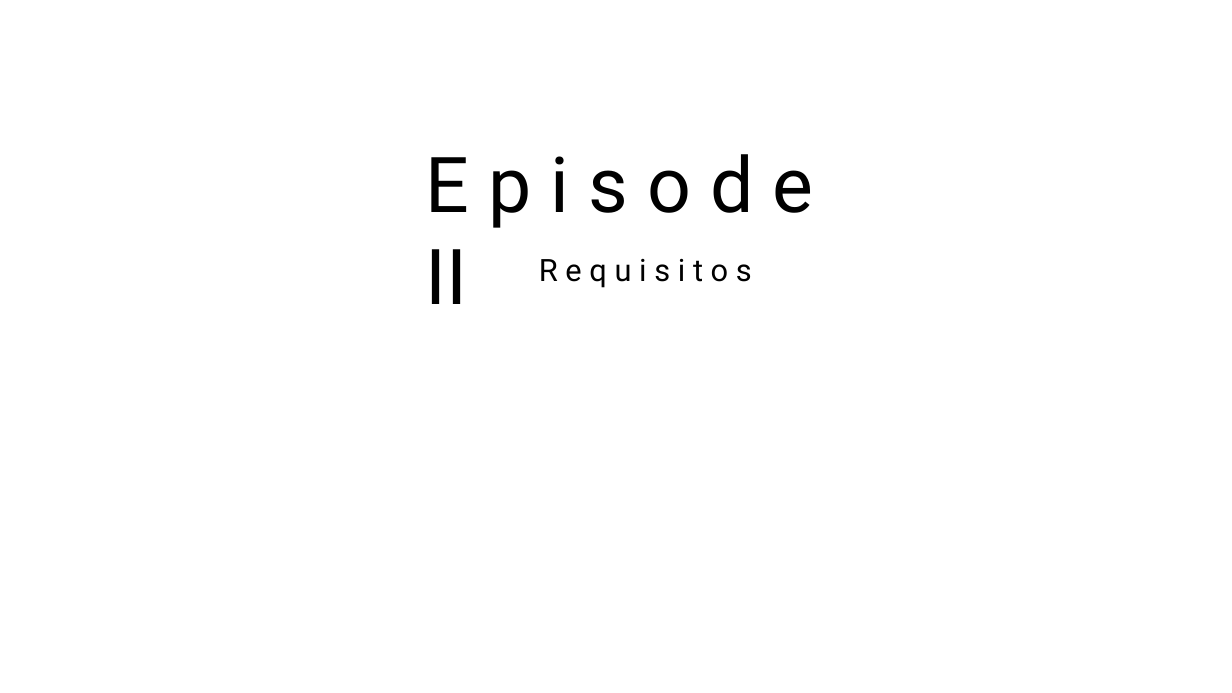
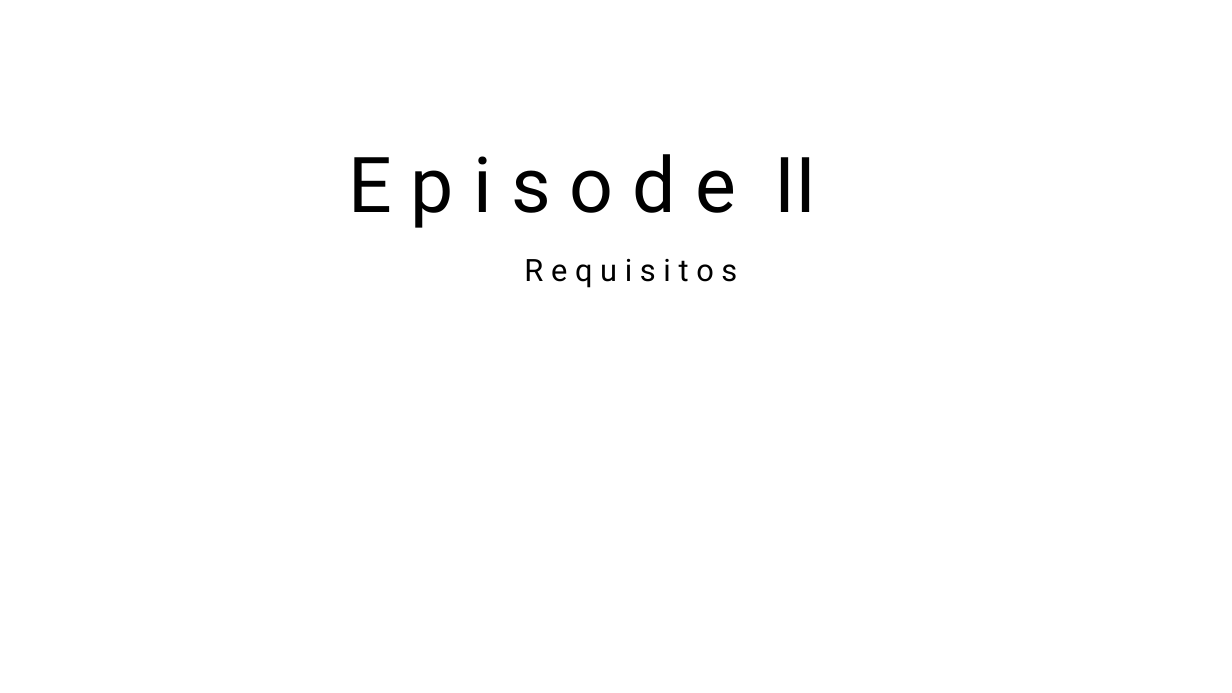
Before and after one commit to daniellygj/Fatec, a slide deck: slide 5 of 2º Semestre/Arquitetura e modelagem de dados/Projeto final/Slide.pptx. Drawn at 1232x693 pixels with LibreOffice and Linux fonts; fonts in the diff are those of the drawing; background and template pictures are left out. Boxes give left, top, right and bottom in pixels: in the first picture for what was removed or moved away, otherwise in the second. Text is boxed around its words. In the diff, an @@ line names an element or a change of style, - is before the commit and + after.

```diff
--- a/2º Semestre/Arquitetura e modelagem de dados/Projeto final/Slide.pptx
+++ b/2º Semestre/Arquitetura e modelagem de dados/Projeto final/Slide.pptx
@@ text "E p i s o ..." rewrapped from box(425, 154, 814, 304) to box(348, 154, 816, 228) @@
@@ text "R e q u i ...": place and size @@
-text "R e q u i ..." at box(539, 259, 752, 288)
+text "R e q u i ..." at box(524, 259, 737, 288)
```
Also in this commit, not shown: 12 other slides changed, 1 other file.
